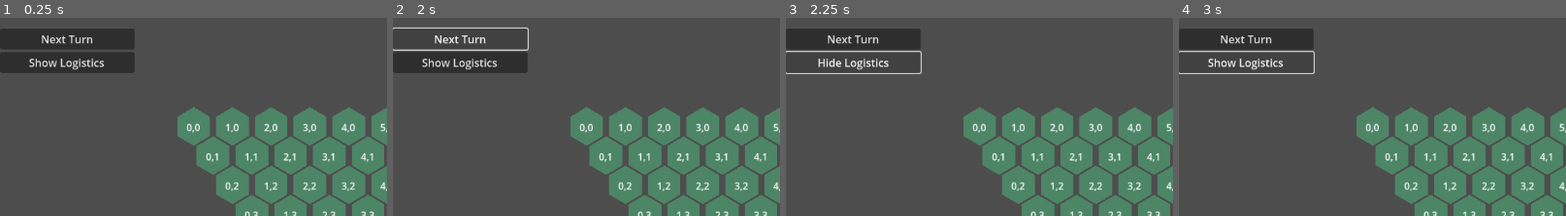
Above: before the commit, frames 1-4 (left to right).
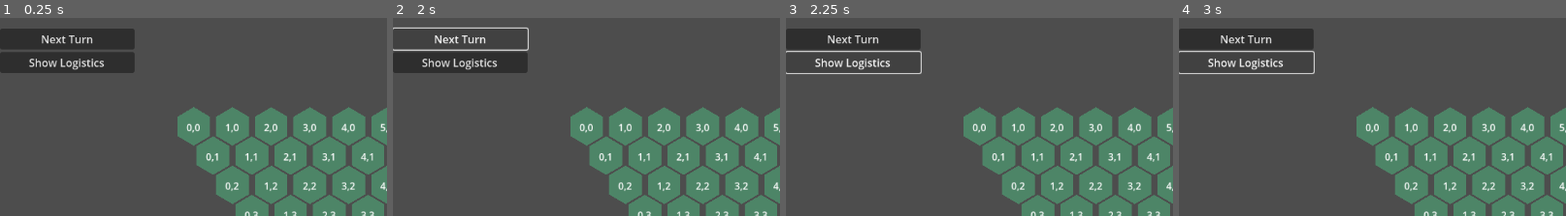
Above: after the commit, the same moments.

Repository: Pierlab/weave-of-war
Game: Godot game, scene res://scenes/main.tscn
The game is run twice, just before and just after one commit, with the same random seed, the same clock (stepped at 60 frames per second) and the same inputs.
Inputs:
- Up to frame 1 (0.25 s): no input
- Up to frame 2 (2 s): click "Next Turn" at 0.5 s; click "Next Turn" at 1.25 s
- Up to frame 3 (2.25 s): click "Show Logistics" at 2 s
- Up to frame 4 (3 s): click "Hide Logistics" (after the commit: "Show Logistics") at 2.75 s
The pictures show only the part of the screen within x 0-50%, y 0-50%; the shares and areas given below are measured in that part.

Frames 1-2 are identical in both runs. In frame 3, 0.6% of the frame differs, in the area x 7-27%, y 20-27%; in frame 4, nothing differs.
Error after the commit: Parse Error: Class "EventBus" hides an autoload singleton. (res://scripts/core/event_bus.gd:2)

Commit message:
Prepare Checklist C with autoload scaffolding

Diff:
--- a/project.godot
+++ b/project.godot
@@ -13,3 +13,10 @@
 config/name="Weave of War"
 run/main_scene="res://scenes/main.tscn"
 config/features=PackedStringArray("4.5")
+
+[autoload]
+
+EventBus="*res://scripts/core/event_bus.gd"
+DataLoader="*res://scripts/core/data_loader.gd"
+Telemetry="*res://scripts/core/telemetry.gd"
+AssistantAI="*res://scripts/core/assistant_ai.gd"
--- a/scenes/main.tscn
+++ b/scenes/main.tscn
@@ -1,15 +1,10 @@
-[gd_scene load_steps=6 format=3]
+[gd_scene load_steps=5 format=3]
 
 [ext_resource path="res://scenes/map/map.tscn" type="PackedScene" id="1"]
 [ext_resource path="res://scenes/ui/hud.tscn" type="PackedScene" id="2"]
 [ext_resource path="res://scenes/ui/debug_overlay.tscn" type="PackedScene" id="3"]
 [ext_resource path="res://scripts/core/game_manager.gd" type="Script" id="4"]
-[ext_resource path="res://scripts/core/event_bus.gd" type="Script" id="5"]
-
 [node name="Main" type="Node2D"]
-
-[node name="EventBus" type="Node" parent="."]
-script = ExtResource("5")
 
 [node name="Map" parent="." instance=ExtResource("1")]
 
--- /dev/null
+++ b/scripts/core/assistant_ai.gd
@@ -0,0 +1,53 @@
+extends Node
+class_name AssistantAI
+
+const EVENT_BUS := preload("res://scripts/core/event_bus.gd")
+const DATA_LOADER := preload("res://scripts/core/data_loader.gd")
+
+static var _instance: AssistantAI
+
+var _event_bus: EventBus
+var _data_loader: DataLoader
+
+func _ready() -> void:
+    _instance = self
+    _event_bus = EVENT_BUS.get_instance()
+    _data_loader = DATA_LOADER.get_instance()
+    _connect_signals()
+
+static func get_instance() -> AssistantAI:
+    return _instance
+
+func _connect_signals() -> void:
+    if _event_bus == null:
+        return
+
+    _event_bus.order_issued.connect(_on_order_issued)
+    _event_bus.doctrine_selected.connect(_on_doctrine_selected)
+    _event_bus.competence_reallocated.connect(_on_competence_reallocated)
+    _event_bus.data_loader_ready.connect(_on_data_ready)
+
+func _on_order_issued(payload: Dictionary) -> void:
+    if _data_loader == null:
+        _data_loader = DATA_LOADER.get_instance()
+
+    var packet := {
+        "orders": [payload],
+        "intents": {},
+        "expected_outcomes": {},
+    }
+
+    if _event_bus:
+        _event_bus.emit_assistant_order_packet(packet)
+
+func _on_doctrine_selected(_payload: Dictionary) -> void:
+    # Placeholder for doctrine awareness; will influence packet generation in Checklist C.
+    pass
+
+func _on_competence_reallocated(_payload: Dictionary) -> void:
+    # Placeholder for competence budgeting hooks to adjust assistant intent suggestions.
+    pass
+
+func _on_data_ready(_payload: Dictionary) -> void:
+    # Data is now confirmed; upcoming Checklist C work can assume loader caches are populated.
+    pass
--- /dev/null
+++ b/scripts/core/data_loader.gd
@@ -0,0 +1,173 @@
+extends Node
+class_name DataLoader
+
+const EVENT_BUS := preload("res://scripts/core/event_bus.gd")
+
+const DATA_FILES := {
+    "doctrines": "res://data/doctrines.json",
+    "orders": "res://data/orders.json",
+    "units": "res://data/units.json",
+    "weather": "res://data/weather.json",
+    "logistics": "res://data/logistics.json",
+}
+
+static var _instance: DataLoader
+
+var _collections: Dictionary = {}
+var _indexed: Dictionary = {}
+var _is_ready := false
+
+func _ready() -> void:
+    _instance = self
+    var result := load_all()
+    _notify_event_bus(result)
+
+static func get_instance() -> DataLoader:
+    return _instance
+
+func is_ready() -> bool:
+    return _is_ready
+
+func load_all(emit_signals := false) -> Dictionary:
+    var errors: Array = []
+    _collections.clear()
+    _indexed.clear()
+
+    for key in DATA_FILES.keys():
+        var path: String = DATA_FILES[key]
+        var load_result := _load_json_array(path, key)
+        if load_result.success:
+            _collections[key] = load_result.data
+            _indexed[key] = _index_by_id(load_result.data, key)
+        else:
+            errors.append(load_result.error)
+            _collections[key] = []
+            _indexed[key] = {}
+
+    _is_ready = errors.is_empty()
+
+    var summary := {
+        "collections": _collections.duplicate(true),
+        "errors": errors,
+        "ready": _is_ready,
+    }
+
+    if emit_signals:
+        _notify_event_bus(summary)
+
+    return summary
+
+func list_doctrines() -> Array:
+    return _collections.get("doctrines", [])
+
+func get_doctrine(id: String) -> Dictionary:
+    return _indexed.get("doctrines", {}).get(id, {})
+
+func list_orders() -> Array:
+    return _collections.get("orders", [])
+
+func get_order(id: String) -> Dictionary:
+    return _indexed.get("orders", {}).get(id, {})
+
+func list_units() -> Array:
+    return _collections.get("units", [])
+
+func get_unit(id: String) -> Dictionary:
+    return _indexed.get("units", {}).get(id, {})
+
+func list_weather_states() -> Array:
+    return _collections.get("weather", [])
+
+func get_weather(id: String) -> Dictionary:
+    return _indexed.get("weather", {}).get(id, {})
+
+func list_logistics_states() -> Array:
+    return _collections.get("logistics", [])
+
+func get_logistics(id: String) -> Dictionary:
+    return _indexed.get("logistics", {}).get(id, {})
+
+func get_summary() -> Dictionary:
+    return {
+        "ready": _is_ready,
+        "counts": {
+            "doctrines": list_doctrines().size(),
+            "orders": list_orders().size(),
+            "units": list_units().size(),
+            "weather": list_weather_states().size(),
+            "logistics": list_logistics_states().size(),
+        }
+    }
+
+func _notify_event_bus(result: Dictionary) -> void:
+    var event_bus := EVENT_BUS.get_instance()
+    if event_bus == null:
+        return
+
+    if result.get("errors", []).is_empty():
+        var collections: Dictionary = result.get("collections", {})
+        var counts := {}
+        for key in collections.keys():
+            var value = collections.get(key)
+            if value is Array:
+                counts[key] = value.size()
+            else:
+                counts[key] = 0
+
+        event_bus.emit_data_loader_ready({
+            "counts": counts,
+            "collections": collections,
+        })
+    else:
+        event_bus.emit_data_loader_error({
+            "errors": result.get("errors"),
+        })
+
+func _load_json_array(path: String, label: String) -> Dictionary:
+    if not FileAccess.file_exists(path):
+        return {
+            "success": false,
+            "error": {
+                "label": label,
+                "path": path,
+                "reason": "missing_file",
+            }
+        }
+
+    var file := FileAccess.open(path, FileAccess.READ)
+    if file == null:
+        return {
+            "success": false,
+            "error": {
+                "label": label,
+                "path": path,
+                "reason": "open_failed",
+                "error_code": FileAccess.get_open_error(),
+            }
+        }
+
+    var content := file.get_as_text()
+    var parsed := JSON.parse_string(content)
+    if parsed == null or typeof(parsed) != TYPE_ARRAY:
+        return {
+            "success": false,
+            "error": {
+                "label": label,
+                "path": path,
+                "reason": "invalid_json",
+            }
+        }
+
+    return {
+        "success": true,
+        "data": parsed,
+    }
+
+func _index_by_id(entries: Array, label: String) -> Dictionary:
+    var indexed := {}
+    for entry in entries:
+        if entry is Dictionary and entry.has("id"):
+            indexed[entry.get("id")] = entry
+        else:
+            push_warning("%s entry missing id field" % label)
+    return indexed
--- a/scripts/core/event_bus.gd
+++ b/scripts/core/event_bus.gd
@@ -6,6 +6,17 @@
 signal next_turn_requested()
 signal logistics_toggled(show: bool)
 signal spawn_unit_requested()
+signal data_loader_ready(payload: Dictionary)
+signal data_loader_error(context: Dictionary)
+signal doctrine_selected(payload: Dictionary)
+signal order_issued(payload: Dictionary)
+signal assistant_order_packet(payload: Dictionary)
+signal elan_spent(payload: Dictionary)
+signal logistics_update(payload: Dictionary)
+signal combat_resolved(payload: Dictionary)
+signal espionage_ping(payload: Dictionary)
+signal weather_changed(payload: Dictionary)
+signal competence_reallocated(payload: Dictionary)
 
 static var _instance: EventBus
 var _logistics_visible := false
@@ -16,6 +27,39 @@
 
 static func get_instance() -> EventBus:
     return _instance
+
+func emit_data_loader_ready(payload: Dictionary) -> void:
+    data_loader_ready.emit(payload)
+
+func emit_data_loader_error(context: Dictionary) -> void:
+    data_loader_error.emit(context)
+
+func emit_doctrine_selected(payload: Dictionary) -> void:
+    doctrine_selected.emit(payload)
+
+func emit_order_issued(payload: Dictionary) -> void:
+    order_issued.emit(payload)
+
+func emit_assistant_order_packet(payload: Dictionary) -> void:
+    assistant_order_packet.emit(payload)
+
+func emit_elan_spent(payload: Dictionary) -> void:
+    elan_spent.emit(payload)
+
+func emit_logistics_update(payload: Dictionary) -> void:
+    logistics_update.emit(payload)
+
+func emit_combat_resolved(payload: Dictionary) -> void:
+    combat_resolved.emit(payload)
+
+func emit_espionage_ping(payload: Dictionary) -> void:
+    espionage_ping.emit(payload)
+
+func emit_weather_changed(payload: Dictionary) -> void:
+    weather_changed.emit(payload)
+
+func emit_competence_reallocated(payload: Dictionary) -> void:
+    competence_reallocated.emit(payload)
 
 func request_next_turn() -> void:
     next_turn_requested.emit()
--- a/scripts/core/game_manager.gd
+++ b/scripts/core/game_manager.gd
@@ -1,14 +1,19 @@
 extends Node
 
 const EVENT_BUS := preload("res://scripts/core/event_bus.gd")
+const DATA_LOADER := preload("res://scripts/core/data_loader.gd")
 
 var event_bus: EventBus
 var turn_manager: TurnManager
+var data_loader: DataLoader
 
 func _ready() -> void:
     event_bus = EVENT_BUS.get_instance()
-    if event_bus == null and has_node("../EventBus"):
-        event_bus = get_node("../EventBus")
+    if event_bus == null:
+        await get_tree().process_frame
+        event_bus = EVENT_BUS.get_instance()
+
+    data_loader = DATA_LOADER.get_instance()
 
     turn_manager = TurnManager.new()
     add_child(turn_manager)
@@ -17,6 +22,8 @@
         event_bus.next_turn_requested.connect(_on_next_turn_requested)
         event_bus.logistics_toggled.connect(_on_logistics_toggled)
         event_bus.spawn_unit_requested.connect(_on_spawn_unit_requested)
+        event_bus.data_loader_ready.connect(_on_data_loader_ready)
+        event_bus.data_loader_error.connect(_on_data_loader_error)
 
     turn_manager.start_game()
 
@@ -29,3 +36,15 @@
 
 func _on_spawn_unit_requested() -> void:
     print("Spawn unit requested (placeholder)")
+
+func _on_data_loader_ready(payload: Dictionary) -> void:
+    var counts := payload.get("counts", {})
+    print("DataLoader ready → doctrines=%d, orders=%d, units=%d" % [
+        counts.get("doctrines", 0),
+        counts.get("orders", 0),
+        counts.get("units", 0),
+    ])
+
+func _on_data_loader_error(context: Dictionary) -> void:
+    var errors := context.get("errors", [])
+    push_warning("DataLoader reported %d error(s): %s" % [errors.size(), errors])
--- /dev/null
+++ b/scripts/core/telemetry.gd
@@ -0,0 +1,52 @@
+extends Node
+class_name Telemetry
+
+const EVENT_BUS := preload("res://scripts/core/event_bus.gd")
+
+static var _instance: Telemetry
+
+var _buffer: Array = []
+var _event_bus: EventBus
+
+func _ready() -> void:
+    _instance = self
+    _event_bus = EVENT_BUS.get_instance()
+    _connect_signals()
+
+static func get_instance() -> Telemetry:
+    return _instance
+
+func log_event(name: StringName, payload: Dictionary = {}) -> void:
+    var entry := {
+        "name": name,
+        "payload": payload.duplicate(true),
+        "timestamp": Time.get_ticks_msec(),
+    }
+    _buffer.append(entry)
+
+func get_buffer() -> Array:
+    return _buffer.duplicate(true)
+
+func clear() -> void:
+    _buffer.clear()
+
+func _connect_signals() -> void:
+    if _event_bus == null:
+        return
+
+    _event_bus.turn_started.connect(_capture_event.bind("turn_started"))
+    _event_bus.turn_ended.connect(_capture_event.bind("turn_ended"))
+    _event_bus.elan_spent.connect(_capture_event.bind("elan_spent"))
+    _event_bus.logistics_update.connect(_capture_event.bind("logistics_update"))
+    _event_bus.combat_resolved.connect(_capture_event.bind("combat_resolved"))
+    _event_bus.espionage_ping.connect(_capture_event.bind("espionage_ping"))
+    _event_bus.weather_changed.connect(_capture_event.bind("weather_changed"))
+    _event_bus.assistant_order_packet.connect(_capture_event.bind("assistant_order_packet"))
+    _event_bus.data_loader_ready.connect(_capture_event.bind("data_loader_ready"))
+    _event_bus.data_loader_error.connect(_capture_event.bind("data_loader_error"))
+
+func _capture_event(payload, event_name: StringName) -> void:
+    if payload is Dictionary:
+        log_event(event_name, payload)
+    else:
+        log_event(event_name, {"value": payload})
--- a/scripts/core/turn_manager.gd
+++ b/scripts/core/turn_manager.gd
@@ -9,9 +9,8 @@
 func _ready() -> void:
     event_bus = EVENT_BUS.get_instance()
     if event_bus == null:
-        var buses := get_tree().get_nodes_in_group("event_bus")
-        if buses.size() > 0:
-            event_bus = buses[0]
+        await get_tree().process_frame
+        event_bus = EVENT_BUS.get_instance()
 
 func start_game() -> void:
     current_turn = 0
--- a/tests/gdunit/test_data_integrity.gd
+++ b/tests/gdunit/test_data_integrity.gd
@@ -1,4 +1,6 @@
 extends GdUnitLiteTestCase
+
+const DATA_LOADER := preload("res://scripts/core/data_loader.gd")
 
 func test_doctrines_json_schema() -> void:
     var doctrines := _load_json_array("res://data/doctrines.json", "doctrines")
@@ -144,6 +146,26 @@
                     _assert_string(weather_id, context + ".links.weather_modifiers", "key")
                     _assert_number(weather_modifiers.get(weather_id), context + ".links.weather_modifiers", weather_id)
 
+func test_data_loader_exposes_caches() -> void:
+    var loader: DataLoader = DATA_LOADER.new()
+    var result := loader.load_all()
+    asserts.is_true(result.get("ready", false), "DataLoader should report ready when assets load correctly")
+
+    var doctrine := loader.get_doctrine("force")
+    asserts.is_true(doctrine.size() > 0, "Doctrine 'force' should be accessible via DataLoader cache")
+
+    var orders := loader.list_orders()
+    asserts.is_true(orders.size() > 0, "Orders collection should not be empty")
+
+    var unit := loader.get_unit("infantry")
+    asserts.is_true(unit.size() > 0, "Unit 'infantry' should be cached for quick lookups")
+
+    var weather := loader.list_weather_states()
+    asserts.is_true(weather.size() > 0, "Weather definitions should load into DataLoader")
+
+    var logistics := loader.list_logistics_states()
+    asserts.is_true(logistics.size() > 0, "Logistics configurations should load into DataLoader")
+
 func _load_json_array(path: String, label: String) -> Array:
     var file := FileAccess.open(path, FileAccess.READ)
     asserts.is_not_null(file, "Failed to open %s data file" % label)
Not shown, changed: CHANGELOG.md
Not shown, changed: CHECKLISTS.md
Not shown, changed: README.md
Not shown, changed: context_snapshot.md
Not shown, changed: context_update.md
Not shown, changed: docs/agents/missions/vertical_slice_p0.md
Not shown, changed: docs/tests/acceptance_tests.md
